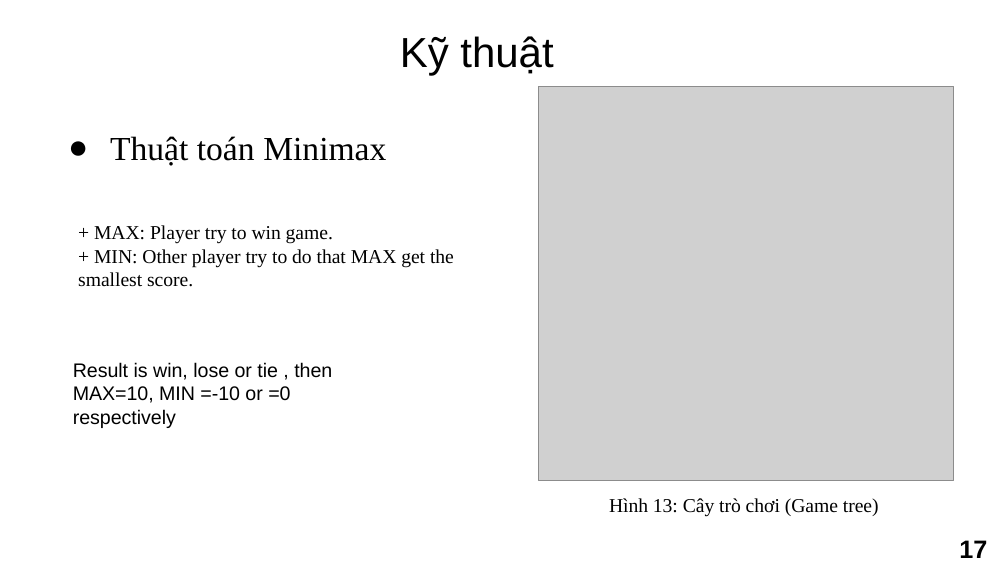
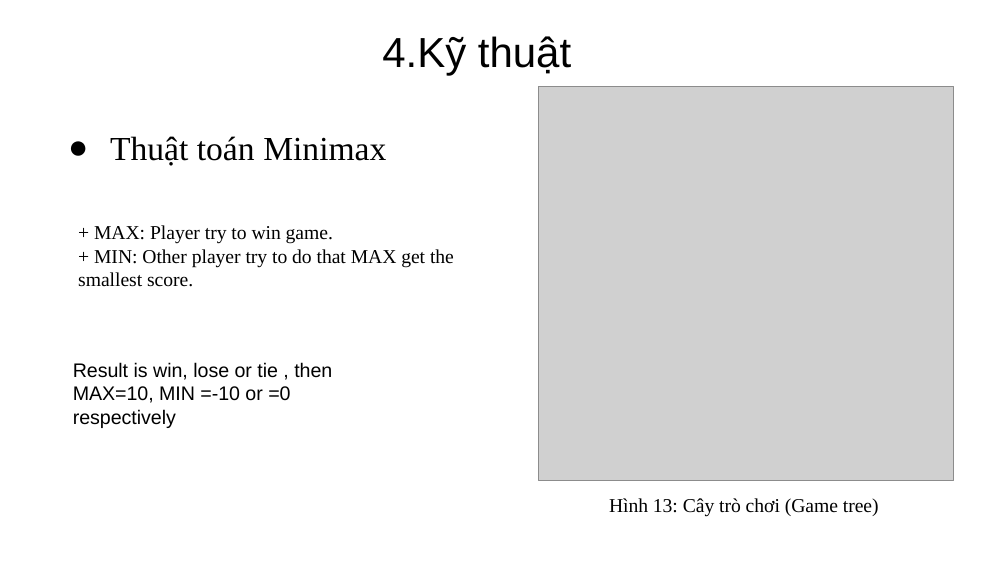
Before and after one commit to tonganh/IT126815, a slide deck: slide 17 of BTL/report/LTM_CHECK_POINT_1.pptx. Drawn at 1008x567 pixels with LibreOffice and Linux fonts; fonts in the diff are those of the drawing; grey boxes stand for pictures; background and template pictures are left out. Boxes give left, top, right and bottom in pixels: in the first picture for what was removed or moved away, otherwise in the second. Text is boxed around its words. In the diff, an @@ line names an element or a change of style, - is before the commit and + after.

```diff
--- a/BTL/report/LTM_CHECK_POINT_1.pptx
+++ b/BTL/report/LTM_CHECK_POINT_1.pptx
@@ title at <box>382,36,571,75</box>: text changed @@
-Kỹ thuật
+4.Kỹ thuật
@@ page number removed at <box>959,540,987,558</box> @@
-17
```
Also in this commit, not shown: 5 other slides changed, 1 slide added, 29 other files.
